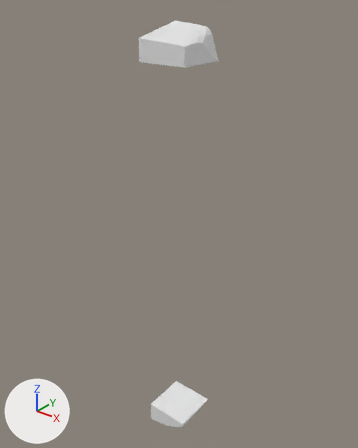
Before and after pictures for a commit that changed the glTF model assets/terrain/surface_pieces/surf_41_5.glb.
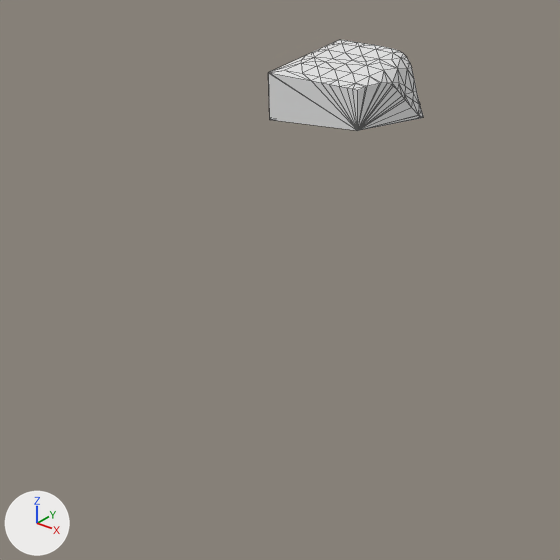
There are two pictures of each version: one whole from a 50 mm camera at (125.8, 47.0, -3.8) aimed at (96.5, 83.6, -26.5), one close up on the part from 0% to 81% of the width and 0% to 65% of the height. The axes (+X, +Y, +Z) are drawn at lower left. The lights are the same throughout. The last two pictures show the newer version. The close-ups show mesh edges as thin lines. Where no turn or scale is listed for an object, it has been applied to the vertices.

The older version as bpy lines, for what is in view:
```python
me_layer_0 = bpy.data.meshes.new('layer_0')
me_layer_0.from_pydata(...)  # 95 vertices, 186 faces; spans x 95.0..100.0, y 80.0..85.0, z -10.0..-6.9
ob_layer_0 = bpy.data.objects.new('layer_0', me_layer_0)
ob_layer_0.location = (0.0, 0.0, 0.0)
```
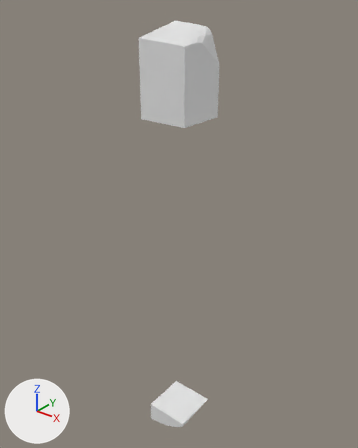
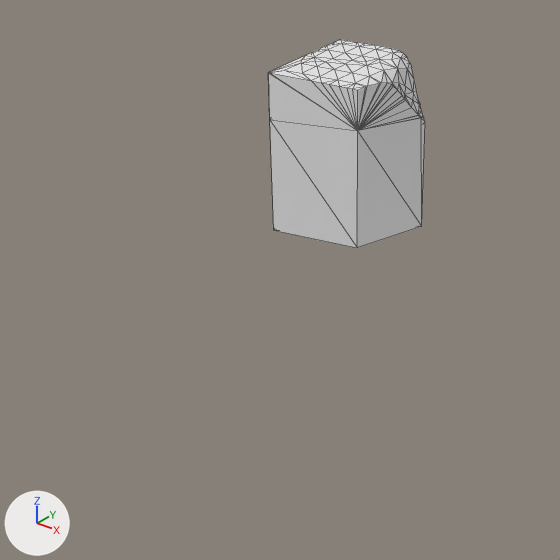
What changed in the scene script:
```text
Add me_layer_1:
    me_layer_1.from_pydata([(95.0, 85.0, -15.0), (95.0, 80.0, -15.0), (95.0, 85.0, -10.0), (95.0, 80.0, -10.0), (100.0, 85.0, -15.0), (100.0, 80.0, -15.0), (100.0, 85.0, -10.19), (99.91, 85.0, -10.0), (99.91, 85.0, -10.01), (99.92, 84.97, -10.0), (100.0, 84.69, -10.0), (100.0, 80.0, -10.0)], [], [(0, 1, 2), (3, 1, 5), (0, 2, 7), (2, 1, 3), (6, 4, 0), (4, 11, 5), (8, 0, 7), (8, 6, 0), (6, 10, 4), (10, 11, 4), (8, 7, 9), (8, 9, 10), (8, 10, 6), (3, 5, 11), (1, 0, 4), (2, 3, 11), (5, 1, 4), (2, 9, 7), (2, 10, 9), (2, 11, 10)])
Add ob_layer_1:
    ob_layer_1 = bpy.data.objects.new('layer_1', me_layer_1)
    ob_layer_1.location = (0.0, 0.0, 0.0)
```

Boxes [x1, y1, x2, y2] around the edits, measured in the close-ups (560 x 560 px):
'layer_1', added: after [270, 117, 425, 248]
